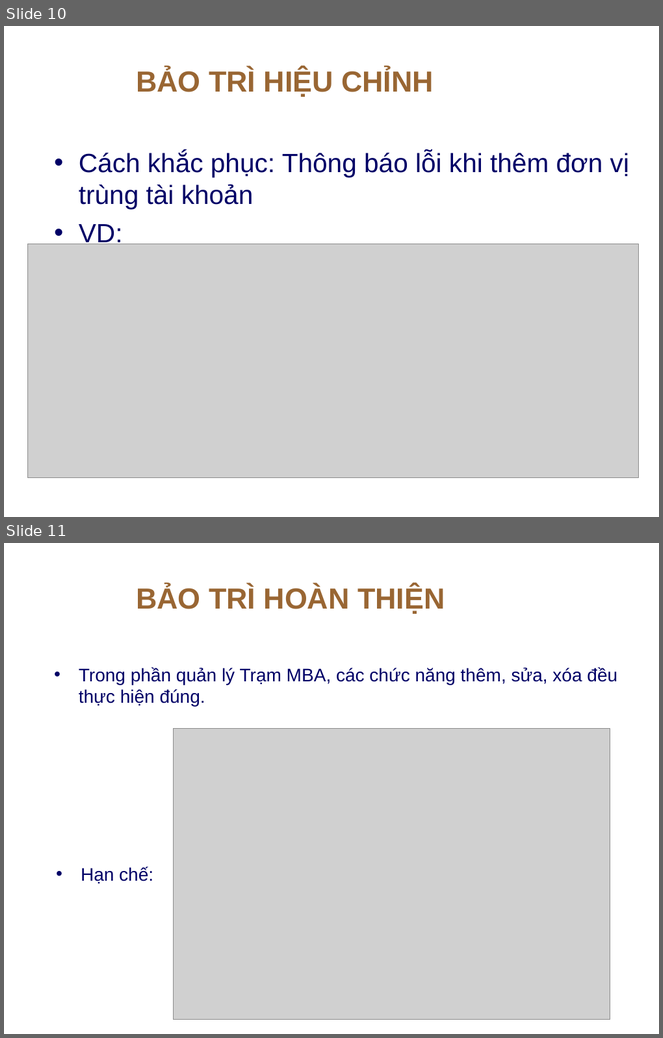
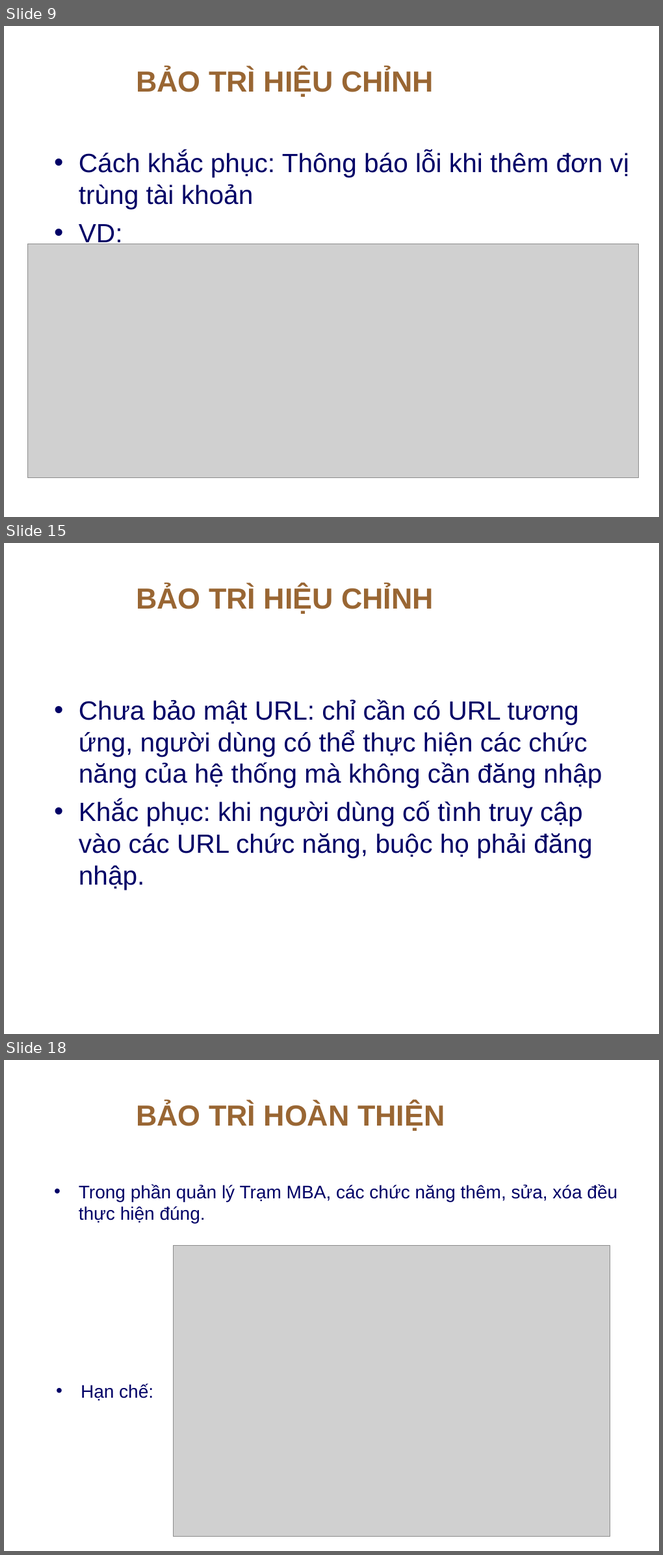
Before and after one commit to thanhphi0127/manager-configuration, a slide deck: doc/baitapso2/BAOTRI_BAITAP2.ppt. Shown one above the other, each under a label of ours: slides 10 and 11 before the commit, slides 9, 15 and 18 after it; the slides between them are not shown. The pictures are 663x1038 and 663x1555 pixels, drawn with LibreOffice and Linux fonts; fonts in the diff are those of the drawing; grey boxes stand for pictures; background and template pictures are left out. Boxes give left, top, right and bottom in pixels: in the first picture for what was removed or moved away, otherwise in the second. Text is boxed around its words. In the diff, an @@ line names an element or a change of style, - is before the commit and + after.

```diff
--- a/doc/baitapso2/BAOTRI_BAITAP2.ppt
+++ b/doc/baitapso2/BAOTRI_BAITAP2.ppt
@@ slide 15 added at (4,543,659,1034), background picture (left out) @@
@@ title added at (136,586,434,614), 32 pt, text #996633, bold @@
+BẢO TRÌ HIỆU CHỈNH
@@ text added at (79,699,602,889), 29 pt, text #000066 @@
+• Chưa bảo mật URL: chỉ cần có URL tương ứng, người dùng có thể thực hiện các chức năng của hệ thống mà không cần đăng nhập
+• Khắc phục: khi người dùng cố tình truy cập vào các URL chức năng, buộc họ phải đăng nhập.
@@ what was slide 10 is now slide 9 @@
@@ what was slide 11 is now slide 18 @@
```
Also in this commit, not shown: 3 slides changed, 10 other slides added, 2 slides removed.
